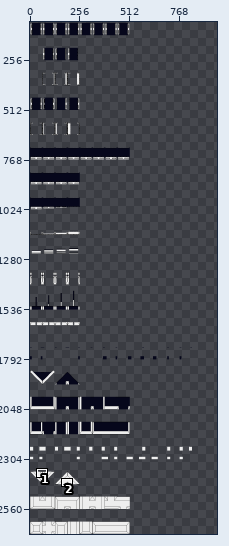
A sprite sheet gets an edit: Assets/Textures/WallTexture_0.png. Above, an overview of the earlier version with the close-up marked.
Close-up. Old version:
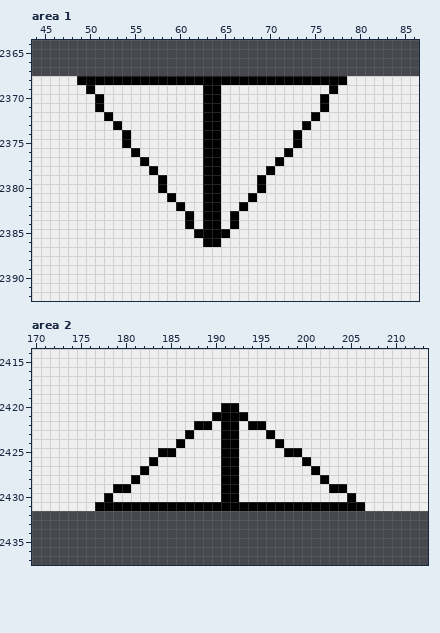
The file is 832x2688 pixels. Shown: area 1: x 44..86, y 2364..2392; area 2: x 170..213, y 2414..2437. The old version is drawn lined up with the new one, on the new canvas. The wide view leaves out empty margins. The commit also changed other parts of the picture, which this record leaves out.
After:
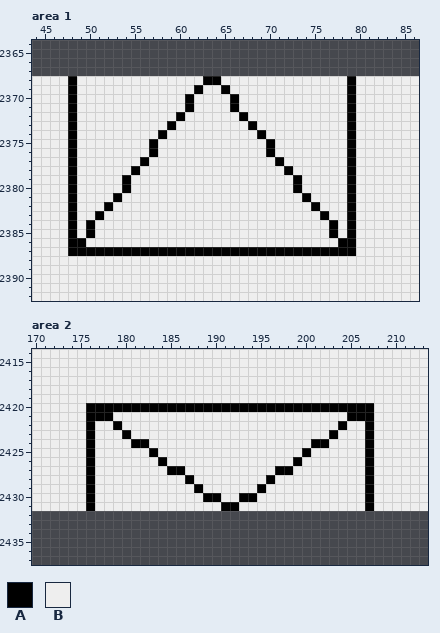
Palette (. is transparent): A #000000  B #eeeeee
Change:
canvas 832x2688 -> 960x2688
Changed rows in their new state; - is an unchanged pixel.
Area 1:
first column x 48:
2368 ABBBBBBBBBBBBBB--BBBBBBBBBBBBBBA
2369 A-B-----------ABBA-----------B-A
2370 A--B---------A-BB-A---------B--A
2371 A--B---------A-BB-A---------B--A
2372 A---B-------A--BB--A-------B---A
2373 A----B-----A---BB---A-----B----A
2374 A-----B---A----BB----A---B-----A
2375 A-----B--A-----BB-----A--B-----A
2376 A------B-A-----BB-----A-B------A
2377 A--------------BB--------------A
2378 A------A-B-----BB-----B-A------A
2379 A-----A---B----BB----B---A-----A
2380 A-----A---B----BB----B---A-----A
2381 A----A-----B---BB---B-----A----A
2382 A---A-------B--BB--B-------A---A
2383 A--A---------B-BB-B---------A--A
2384 A-A----------B-BB-B----------A-A
2385 A-A-----------BBBB-----------A-A
2386 AA-------------BB-------------AA
2387 AAAAAAAAAAAAAAAAAAAAAAAAAAAAAAAA
Area 2:
first column x 176:
2420 AAAAAAAAAAAAAAA--AAAAAAAAAAAAAAA
2421 AAA-----------BBBB-----------AAA
2422 A--A--------BB-BB-BB--------A--A
2423 A---A------B---BB---B------A---A
2424 A----AA---B----BB----B---AA----A
2425 A------ABB-----BB-----BBA------A
2426 A------BA------BB------AB------A
2427 A-----B--AA----BB----AA--B-----A
2428 A----B-----A---BB---A-----B----A
2429 A--BB-------A--BB--A-------BB--A
2430 A-B----------AABBAA----------B-A
2431 ABBBBBBBBBBBBBB--BBBBBBBBBBBBBBA
